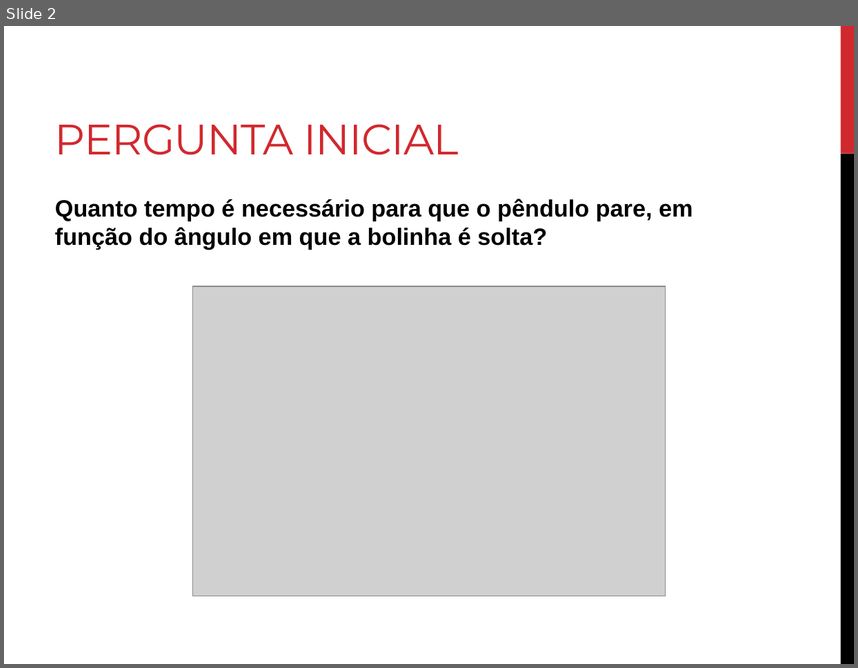
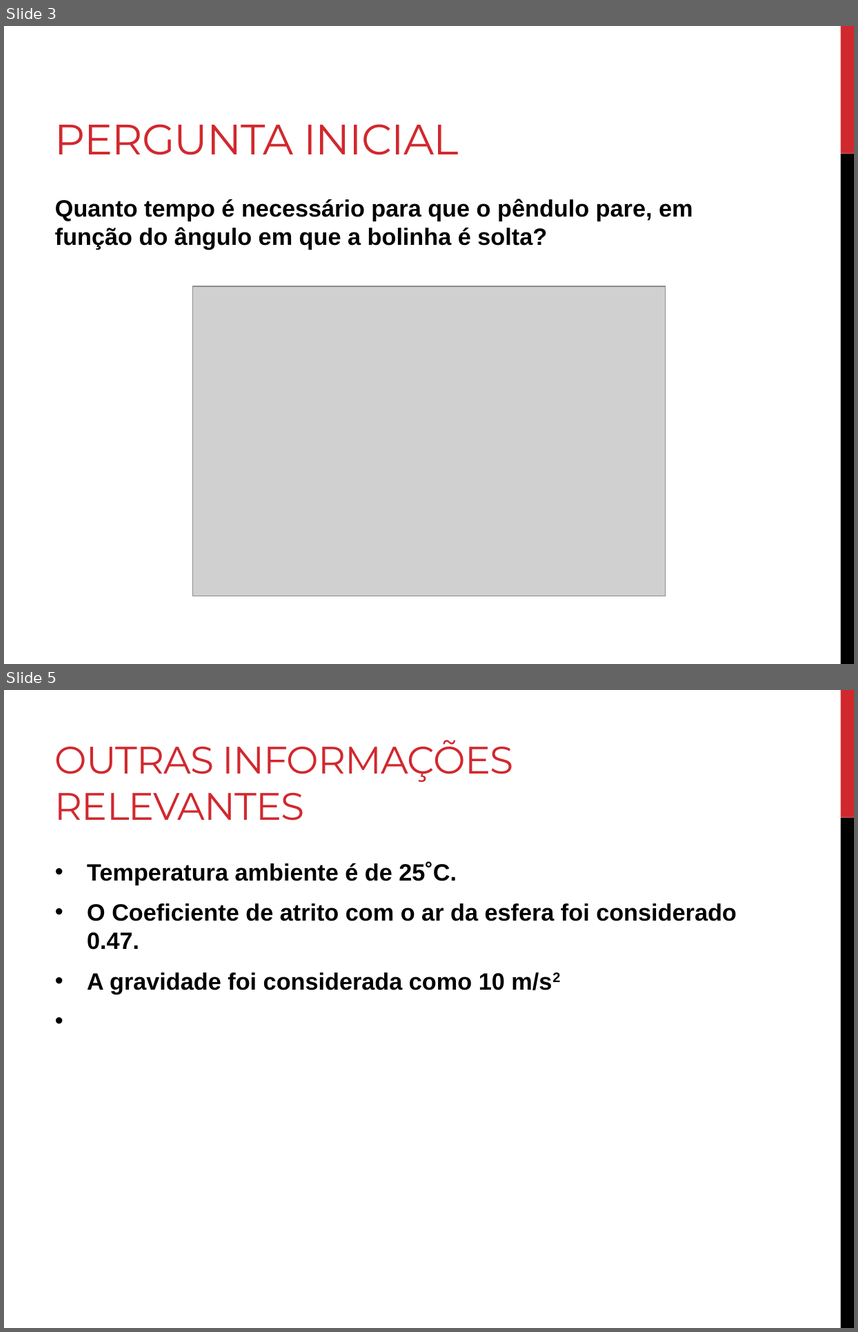
Before and after one commit to thegentil/Projeto_ModSim, a slide deck: Apresentação Final.pptx. Shown one above the other, each under a label of ours: slide 2 before the commit, slides 3 and 5 after it; the slides between them are not shown. The pictures are 858x668 and 858x1332 pixels, drawn with LibreOffice and Linux fonts; fonts in the diff are those of the drawing; grey boxes stand for pictures. Boxes give left, top, right and bottom in pixels: in the first picture for what was removed or moved away, otherwise in the second. Text is boxed around its words. In the diff, an @@ line names an element or a change of style, - is before the commit and + after.

```diff
--- a/Apresentação Final.pptx
+++ b/Apresentação Final.pptx
@@ slide 5 added at (4,690,854,1328), background #FFFFFF; not listed: 2 template elements that a slide beside it also shows @@
@@ title added at (55,740,514,820), 32.4 pt, text #D1282E @@
+OUTRAS INFORMAÇÕES RELEVANTES
@@ text added at (87,862,737,994), 20 pt, text #000000, bold @@
+• Temperatura ambiente é de 25˚C.
+• O Coeficiente de atrito com o ar da esfera foi considerado 0.47.
+• A gravidade foi considerada como 10 m/s2
@@ what was slide 2 is now slide 3 @@
```
Also in this commit, not shown: 2 slides changed, 9 other slides added.
